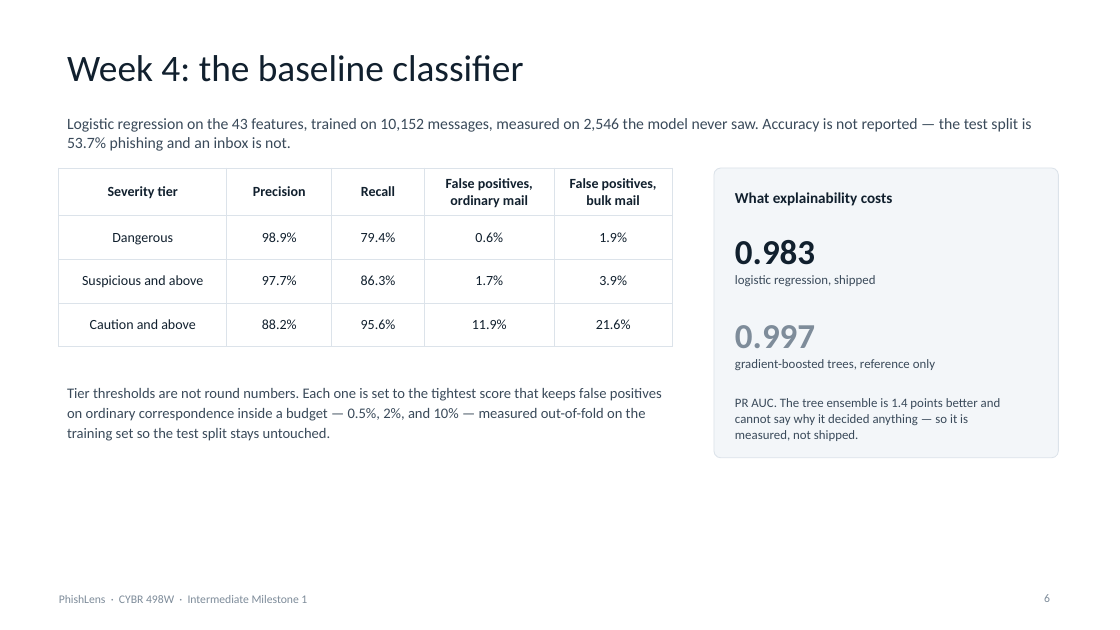
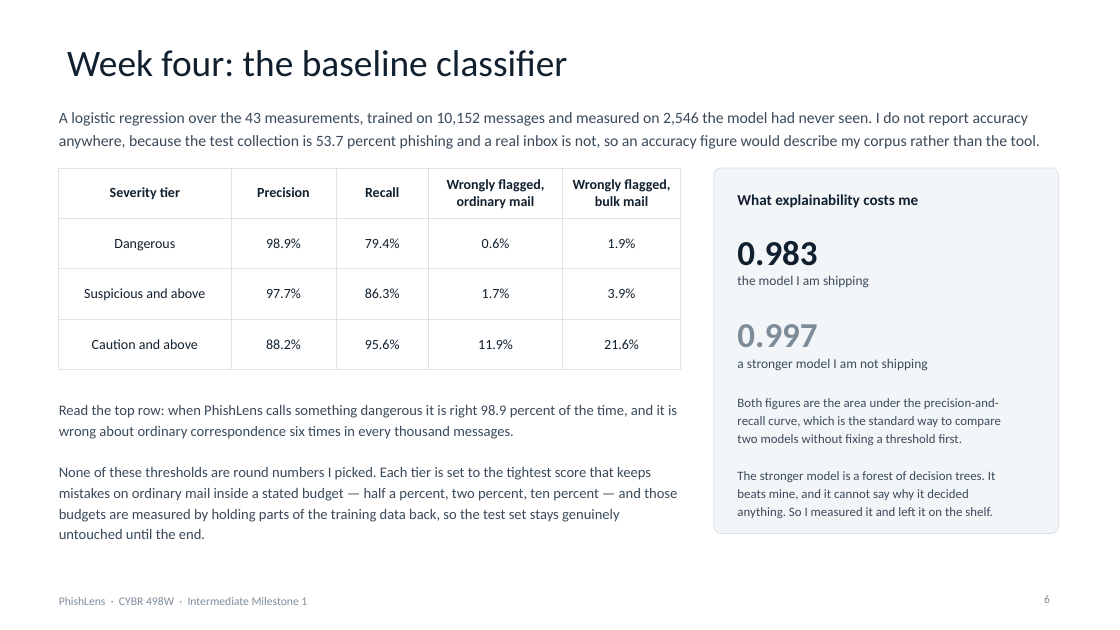
Before and after one commit to connorschell/PhishLens, a slide deck: slide 6 of 06_Deliverables/IM1_Presentation.pptx. Drawn at 1120x630 pixels with LibreOffice and Linux fonts; fonts in the diff are those of the drawing. Boxes give left, top, right and bottom in pixels: in the first picture for what was removed or moved away, otherwise in the second. Text is boxed around its words. In the diff, an @@ line names an element or a change of style, - is before the commit and + after.

```diff
--- a/06_Deliverables/IM1_Presentation.pptx
+++ b/06_Deliverables/IM1_Presentation.pptx
@@ text at (x1=67, y1=50, x2=567, y2=77): text changed @@
-Week 4: the baseline classifier
+Week four: the baseline classifier
@@ text at (x1=59, y1=112, x2=1040, y2=149): text changed @@
-Logistic regression on the 43 features, trained on 10,152 messages, measured on 2,546 the model never saw. Accuracy is not reported — the test split is 53.7% phishing and an inbox is not.
+A logistic regression over the 43 measurements, trained on 10,152 messages and measured on 2,546 the model had never seen. I do not report accuracy anywhere, because the test collection is 53.7 percent phishing and a real inbox is not, so an accuracy figure would describe my corpus rather than the tool.
@@ table at (x1=59, y1=168, x2=681, y2=353) @@
-row 1, column 4: False positives, / ordinary mail
+row 1, column 4: Wrongly flagged, / ordinary mail
-row 1, column 5: False positives, / bulk mail
+row 1, column 5: Wrongly flagged, / bulk mail
@@ table resized from (x1=59, y1=168, x2=672, y2=333) to (x1=59, y1=168, x2=681, y2=353) @@
@@ rounded rectangle resized from (x1=714, y1=168, x2=1059, y2=458) to (x1=714, y1=168, x2=1059, y2=534) @@
@@ rounded rectangle at (x1=714, y1=168, x2=1059, y2=534): proportions changed @@
@@ text at (x1=737, y1=194, x2=918, y2=208): text changed @@
-What explainability costs
+What explainability costs me
@@ text at (x1=737, y1=275, x2=869, y2=288): text changed; size 11 to 11.5 pt @@
-logistic regression, shipped
+the model I am shipping
@@ text at (x1=737, y1=358, x2=928, y2=371): text changed; size 11 to 11.5 pt @@
-gradient-boosted trees, reference only
+a stronger model I am not shipping
@@ text at (x1=59, y1=405, x2=677, y2=539): text changed @@
-Tier thresholds are not round numbers. Each one is set to the tightest score that keeps false positives on ordinary correspondence inside a budget — 0.5%, 2%, and 10% — measured out-of-fold on the training set so the test split stays untouched.
+Read the top row: when PhishLens calls something dangerous it is right 98.9 percent of the time, and it is wrong about ordinary correspondence six times in every thousand messages.
+None of these thresholds are round numbers I picked. Each tier is set to the tightest score that keeps mistakes on ordinary mail inside a stated budget — half a percent, two percent, ten percent — and those budgets are measured by holding parts of the training data back, so the test set stays genuinely untouched until the end.
@@ text at (x1=737, y1=398, x2=1001, y2=518): text changed @@
-PR AUC. The tree ensemble is 1.4 points better and cannot say why it decided anything — so it is measured, not shipped.
+Both figures are the area under the precision-and-recall curve, which is the standard way to compare two models without fixing a threshold first.
+The stronger model is a forest of decision trees. It beats mine, and it cannot say why it decided anything. So I measured it and left it on the shelf.
```
Also in this commit, not shown: 9 other slides changed, 1 slide added, 1 slide removed.
